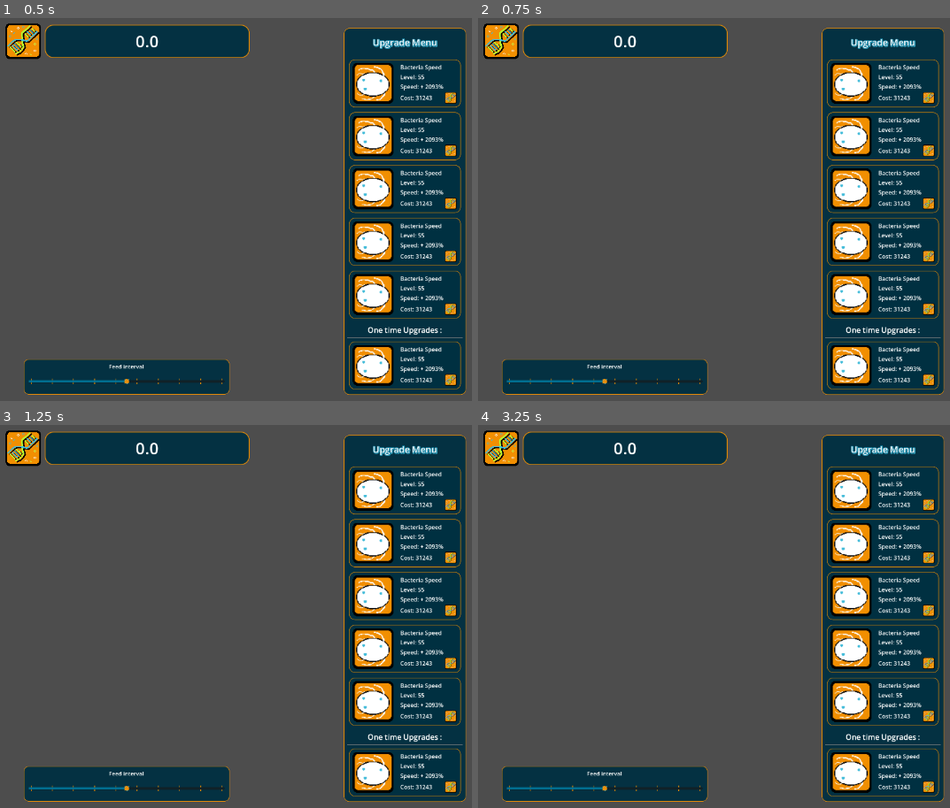
Above: before the commit, frames 1-4 (two rows, left to right).
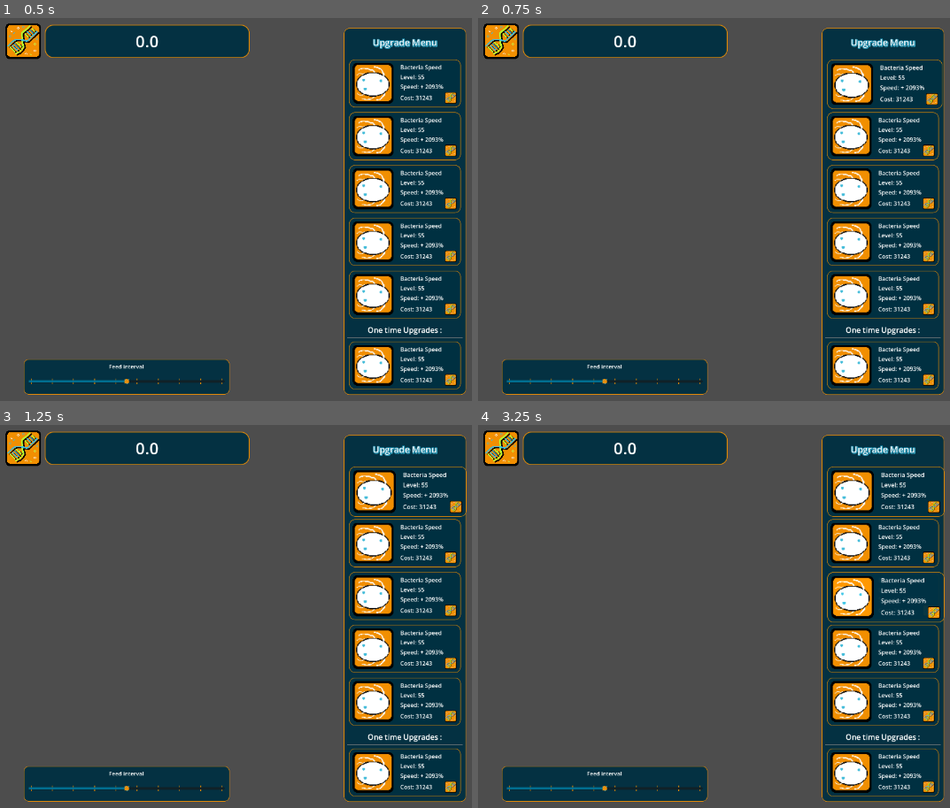
Above: after the commit, the same moments.

Repository: MisterIXI/chili-code-jam-4
Game: Godot game, scene res://entities/ui/game_ui.tscn
Two runs of this game, one before a commit and one after it. Both use one fixed random seed, a clock stepped at 60 frames per second and the inputs below. The project has no main scene, so this scene is started directly. The engine's default icon, where the game draws it, is replaced by a stand-in: a white triangle on a blue panel in a dark square.
Inputs (mouse positions are in pixels of both pictures, inside the frame that each line leads up to):
- Up to frame 1 (0.5 s): no input
- Up to frame 2 (0.75 s): tap Enter at 0.5 s; move the mouse to (624, 40) at 0.52 s; hold D (move_right) from 0.53 s (still down); tap 1 (hotkey_1, bound only after the commit) at 0.6 s; click (624, 40) at 0.67 s
- Up to frame 3 (1.25 s): keep holding D (move_right)
- Up to frame 4 (3.25 s): tap Space at 1.25, 2.75 s; move the mouse to (883, 490) at 1.27 s; release D (move_right) at 1.28 s; hold Down (move_backward) 1.28-2.03 s; tap 1 (hotkey_1, bound only after the commit) at 1.35, 2.1, 2.85 s; click (883, 490) at 1.42 s; tap Enter at 2 s; move the mouse to (883, 543) at 2.02 s; hold D (move_right) 2.03-2.78 s; click (883, 543) at 2.17 s; move the mouse to (883, 597) at 2.77 s; hold W (move_forward) from 2.78 s (still down); click (883, 597) at 2.92 s

Frame 1 is identical in both runs. In frame 2, 1.0% of the frame differs, in the area x 73-99%, y 10-24%; in frame 3, 1.3%; in frame 4, 2.7%, in the area x 73-99%, y 10-52%.

Commit message:
upgrade_still_trigger2

Diff:
--- a/autoload/upgrade_manager.gd
+++ b/autoload/upgrade_manager.gd
@@ -31,6 +31,7 @@
                 x.apply_upgrade()
     ## update visuals
     update_visual_upgrade.emit(_upgrade)
+
 ### ON BUTTON PRESSED
 func on_upgrade_clicked(upgrade_string :String) ->void:
     for x in upgrade_list:
--- a/autoload/upgrade_manager.tscn
+++ b/autoload/upgrade_manager.tscn
@@ -2,8 +2,8 @@
 
 [ext_resource type="Script" uid="uid://cuvrft81188nj" path="res://autoload/upgrade_manager.gd" id="1_ot2vy"]
 [ext_resource type="Script" uid="uid://c2ifxgiogc70s" path="res://entities/upgrades/upgrade_class.gd" id="2_rxt34"]
-[ext_resource type="Resource" uid="uid://b10ql57ckeft1" path="res://entities/prefabs/upgrades/upgrade_food_dense.tres" id="3_0g3lt"]
+[ext_resource type="Resource" uid="uid://dlrj3s0isl0dh" path="res://entities/prefabs/upgrades/upgrade_basic_graph.tres" id="3_rxt34"]
 
 [node name="Upgrade_Manager" type="Node" unique_id=2047545250]
 script = ExtResource("1_ot2vy")
-upgrade_list = Array[ExtResource("2_rxt34")]([ExtResource("3_0g3lt")])
+upgrade_list = Array[ExtResource("2_rxt34")]([ExtResource("3_rxt34")])
--- a/entities/ui/game_ui.tscn
+++ b/entities/ui/game_ui.tscn
@@ -666,15 +666,19 @@
 
 [node name="Button_02" parent="HUD/Button_Margin/Upgrade_Panel/VBoxContainer" unique_id=487711594 instance=ExtResource("8_6wbph")]
 layout_mode = 2
+hotkey = "hotkey_2"
 
 [node name="Button_03" parent="HUD/Button_Margin/Upgrade_Panel/VBoxContainer" unique_id=1271748014 instance=ExtResource("8_6wbph")]
 layout_mode = 2
+hotkey = "hotkey_3"
 
 [node name="Button_04" parent="HUD/Button_Margin/Upgrade_Panel/VBoxContainer" unique_id=1405241935 instance=ExtResource("8_6wbph")]
 layout_mode = 2
+hotkey = "hotkey_4"
 
 [node name="Button_05" parent="HUD/Button_Margin/Upgrade_Panel/VBoxContainer" unique_id=1865164897 instance=ExtResource("8_6wbph")]
 layout_mode = 2
+hotkey = "hotkey_5"
 
 [node name="HSeparator2" type="HSeparator" parent="HUD/Button_Margin/Upgrade_Panel/VBoxContainer" unique_id=753344662]
 layout_mode = 2
@@ -690,14 +694,20 @@
 
 [node name="Button_06" parent="HUD/Button_Margin/Upgrade_Panel/VBoxContainer" unique_id=1249277910 instance=ExtResource("8_6wbph")]
 layout_mode = 2
+hotkey = "hotkey_6"
+is_one_time_upgrade = true
 
 [node name="Button_07" parent="HUD/Button_Margin/Upgrade_Panel/VBoxContainer" unique_id=258510811 instance=ExtResource("8_6wbph")]
 visible = false
 layout_mode = 2
+hotkey = "hotkey_6"
+is_one_time_upgrade = true
 
 [node name="Button_08" parent="HUD/Button_Margin/Upgrade_Panel/VBoxContainer" unique_id=1754269694 instance=ExtResource("8_6wbph")]
 visible = false
 layout_mode = 2
+hotkey = "hotkey_6"
+is_one_time_upgrade = true
 
 [node name="Food_Slider_Margin" type="MarginContainer" parent="HUD" unique_id=85516309]
 layout_mode = 1
--- a/entities/ui/upgrade_button_base.gd
+++ b/entities/ui/upgrade_button_base.gd
@@ -10,10 +10,20 @@
 ## tooltip
 @onready var upgrade_tooltip : PanelContainer =$PanelContainer
 #### Get data:
-@export var upgrade_string : String =""
+@export var upgrade_string : String ="Test_Upgrade"
+## important must be string and contains hotkey_
+@export var hotkey : String="hotkey_1"
 @export var is_one_time_upgrade :bool = false
 #private variables
 var is_enabled : bool = true
+
+const HOVER_SCALE : Vector2 = Vector2(1.05, 1.05)
+const NORMAL_SCALE : Vector2 = Vector2(1, 1)
+const PRESSED_SCALE : Vector2 = Vector2(0.96, 0.96)
+const TWEEN_DUR : float = 0.12
+const HOVER_MODULATE : Color = Color(1.06, 1.06, 1.06, 1)
+const NORMAL_MODULATE : Color = Color(1, 1, 1, 1)
+
 # Called when the node enters the scene tree for the first time.
 func _ready() -> void:
 	UpgradeManager.update_visual_upgrade.connect(_on_upgrade_leveled)
@@ -29,27 +39,65 @@
 
 func _on_upgrade_reached_max(_upgrade : Upgrade) ->void:
 	if upgrade_string == _upgrade.upgrade_name:
-		upgrade_level.text = str(_upgrade.upgrade_level)
-		upgrade_effect_value.text = str(_upgrade.get_effect_value_text())
-		upgrade_cost.text = "Sold Out"
-		upgrade_texture.texture = _upgrade.upgrade_texture
-		upgrade_name.text = _upgrade.upgrade_name
-		upgrade_tooltip.tooltip_text = _upgrade.upgrade_description + " You reached max level."
-		is_enabled = false
+		### HIDE ONE TIME UPGRADES
+		if is_one_time_upgrade:
+			hide()
+		else:
+			## SOLD OUT EFFECT AND NO HOVER HIGHLIGHT
+			upgrade_level.text = str(_upgrade.upgrade_level)
+			upgrade_effect_value.text = str(_upgrade.get_effect_value_text())
+			upgrade_cost.text = "Sold Out"
+			upgrade_texture.texture = _upgrade.upgrade_texture
+			upgrade_name.text = _upgrade.upgrade_name
+			upgrade_tooltip.tooltip_text = _upgrade.upgrade_description + " You reached max level."
+			is_enabled = false
 
 func _on_upgrade_leveled(_upgrade: Upgrade) ->void:
 	if upgrade_string == _upgrade.upgrade_name:
 		_set_data(_upgrade)
 
+func _physics_process(_delta: float) -> void:
+	if Input.is_action_just_pressed(hotkey):
+		print("Pressed")
+		# Visual press feedback
+		_tween_to_scale(PRESSED_SCALE, 0.06)
+		# Trigger upgrade action
+		UpgradeManager.on_upgrade_clicked(upgrade_string)
+	if Input.is_action_just_released(hotkey):
+		print("release")
+		#On release, restore to hover state (mouse_enter will keep it highlighted)
+		_tween_to_scale(HOVER_SCALE, TWEEN_DUR)
 
 func _on_gui_input(_event: InputEvent) -> void:
 	if _event is InputEventMouseButton and (_event.button_index == MOUSE_BUTTON_LEFT or _event.button_index == MOUSE_BUTTON_RIGHT):
 		if _event.is_pressed():
+			print("Pressed")
+			# Visual press feedback
+			_tween_to_scale(PRESSED_SCALE, 0.06)
+			# Trigger upgrade action
 			UpgradeManager.on_upgrade_clicked(upgrade_string)
+		else:
+			print("release")
+			# On release, restore to hover state (mouse_enter will keep it highlighted)
+			_tween_to_scale(HOVER_SCALE, TWEEN_DUR)
+
+func _on_mouse_exited() -> void:
+	print("mover exit")
+	# restore normal visuals
+	if not is_enabled:
+		return
+	modulate = NORMAL_MODULATE
+	_tween_to_scale(NORMAL_SCALE, TWEEN_DUR)
+
+func _on_mouse_entered() -> void:
+	print("mouse entered")
+	if not is_enabled:
+		return
+	# slight brighten + grow
+	modulate = HOVER_MODULATE
+	_tween_to_scale(HOVER_SCALE, TWEEN_DUR)
 
 
-func _on_mouse_exited() -> void:
-	pass # Replace with function body.
-
-func _on_mouse_entered() -> void:
-	pass # Replace with function body.
+func _tween_to_scale(target: Vector2, duration: float = TWEEN_DUR) -> void:
+	var tw = create_tween()
+	tw.tween_property(self, "scale", target, duration).set_trans(Tween.TRANS_QUAD).set_ease(Tween.EASE_OUT)
--- a/entities/ui/upgrade_button_base.tscn
+++ b/entities/ui/upgrade_button_base.tscn
@@ -54,6 +54,6 @@
 layout_mode = 2
 texture = ExtResource("2_s3ktl")
 
-[connection signal="gui_input" from="." to="." method="_on_gui_input"]
-[connection signal="mouse_entered" from="." to="." method="_on_mouse_entered"]
-[connection signal="mouse_exited" from="." to="." method="_on_mouse_exited"]
+[connection signal="gui_input" from="PanelContainer" to="." method="_on_gui_input"]
+[connection signal="mouse_entered" from="PanelContainer" to="." method="_on_mouse_entered"]
+[connection signal="mouse_exited" from="PanelContainer" to="." method="_on_mouse_exited"]
--- a/project.godot
+++ b/project.godot
@@ -66,6 +66,42 @@
 , Object(InputEventKey,"resource_local_to_scene":false,"resource_name":"","device":-1,"window_id":0,"alt_pressed":false …(186 unchanged characters)…
 ]
 }
+hotkey_1={
+"deadzone": 0.2,
+"events": [Object(InputEventKey,"resource_local_to_scene":false,"resource_name":"","device":-1,"window_id":0,"alt_pressed":false,"shift_pressed":false,"ctrl_pressed":false,"meta_pressed":false,"pressed":false,"keycode":0,"physical_keycode":49,"key_label":0,"unicode":49,"location":0,"echo":false,"script":null)
+]
+}
+hotkey_2={
+"deadzone": 0.2,
+"events": [Object(InputEventKey,"resource_local_to_scene":false,"resource_name":"","device":-1,"window_id":0,"alt_pressed":false,"shift_pressed":false,"ctrl_pressed":false,"meta_pressed":false,"pressed":false,"keycode":0,"physical_keycode":50,"key_label":0,"unicode":50,"location":0,"echo":false,"script":null)
+]
+}
+hotkey_3={
+"deadzone": 0.2,
+"events": [Object(InputEventKey,"resource_local_to_scene":false,"resource_name":"","device":-1,"window_id":0,"alt_pressed":false,"shift_pressed":false,"ctrl_pressed":false,"meta_pressed":false,"pressed":false,"keycode":0,"physical_keycode":51,"key_label":0,"unicode":51,"location":0,"echo":false,"script":null)
+]
+}
+hotkey_4={
+"deadzone": 0.2,
+"events": [Object(InputEventKey,"resource_local_to_scene":false,"resource_name":"","device":-1,"window_id":0,"alt_pressed":false,"shift_pressed":false,"ctrl_pressed":false,"meta_pressed":false,"pressed":false,"keycode":0,"physical_keycode":52,"key_label":0,"unicode":52,"location":0,"echo":false,"script":null)
+]
+}
+hotkey_5={
+"deadzone": 0.2,
+"events": [Object(InputEventKey,"resource_local_to_scene":false,"resource_name":"","device":-1,"window_id":0,"alt_pressed":false,"shift_pressed":false,"ctrl_pressed":false,"meta_pressed":false,"pressed":false,"keycode":0,"physical_keycode":53,"key_label":0,"unicode":53,"location":0,"echo":false,"script":null)
+]
+}
+hotkey_6={
+"deadzone": 0.2,
+"events": [Object(InputEventKey,"resource_local_to_scene":false,"resource_name":"","device":-1,"window_id":0,"alt_pressed":false,"shift_pressed":false,"ctrl_pressed":false,"meta_pressed":false,"pressed":false,"keycode":0,"physical_keycode":54,"key_label":0,"unicode":54,"location":0,"echo":false,"script":null)
+]
+}
+menu={
+"deadzone": 0.2,
+"events": [Object(InputEventKey,"resource_local_to_scene":false,"resource_name":"","device":-1,"window_id":0,"alt_pressed":false,"shift_pressed":false,"ctrl_pressed":false,"meta_pressed":false,"pressed":false,"keycode":0,"physical_keycode":4194305,"key_label":0,"unicode":0,"location":0,"echo":false,"script":null)
+, Object(InputEventKey,"resource_local_to_scene":false,"resource_name":"","device":-1,"window_id":0,"alt_pressed":false,"shift_pressed":false,"ctrl_pressed":false,"meta_pressed":false,"pressed":false,"keycode":0,"physical_keycode":80,"key_label":0,"unicode":112,"location":0,"echo":false,"script":null)
+]
+}
 
 [layer_names]
 
